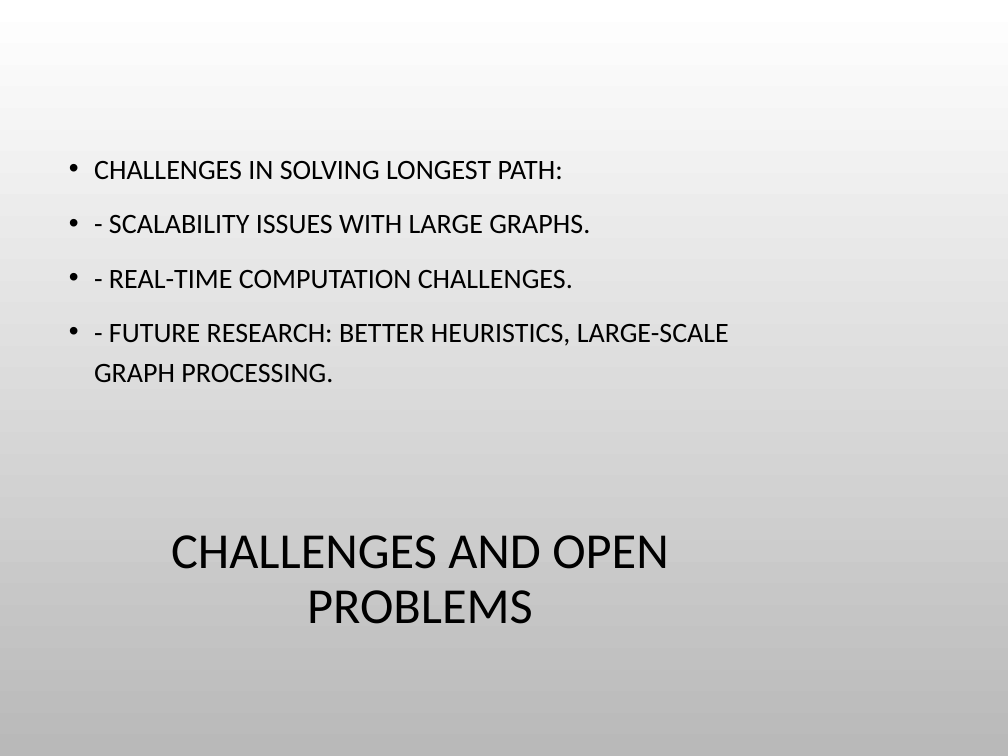
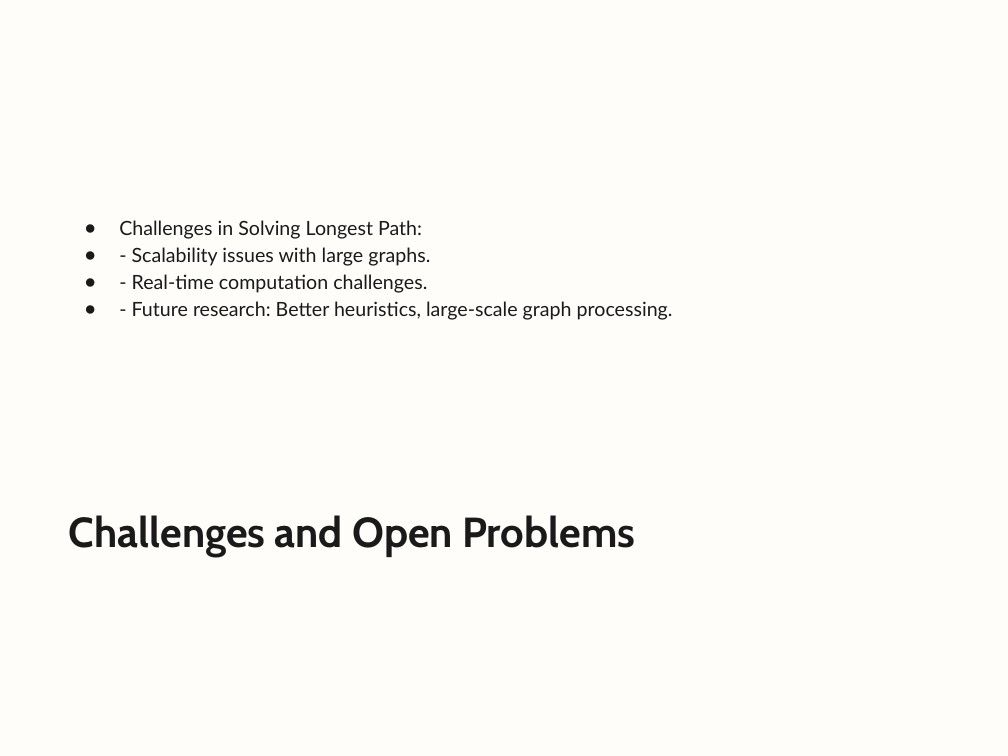
Before and after one commit to ParsaMohammadpour/advanced-algorithm-assignments, a slide deck: slide 16 of representation/Longest_Path_Problem_in_Graphs.pptx (slide 14 before the commit). Drawn at 1008x756 pixels with LibreOffice and Linux fonts; fonts in the diff are those of the drawing; background and template pictures are left out. Boxes give left, top, right and bottom in pixels: in the first picture for what was removed or moved away, otherwise in the second. Text is boxed around its words. In the diff, an @@ line names an element or a change of style, - is before the commit and + after.

Commit message:
until the end of applications and challenges

```diff
--- a/representation/Longest_Path_Problem_in_Graphs.pptx
+++ b/representation/Longest_Path_Problem_in_Graphs.pptx
@@ background picture (left out) to #FEFDFA @@
@@ text at bbox=[119, 220, 673, 320]: text changed; size 20 to 14 pt; font Calibri to Lato; text colour #000000 to #1A1A1A @@
-• CHALLENGES IN SOLVING LONGEST PATH:
-• - SCALABILITY ISSUES WITH LARGE GRAPHS.
-• - REAL-TIME COMPUTATION CHALLENGES.
-• - FUTURE RESEARCH: BETTER HEURISTICS, LARGE-SCALE GRAPH PROCESSING.
+● Challenges in Solving Longest Path:
+● - Scalability issues with large graphs.
+● - Real-time computation challenges.
+● - Future research: Better heuristics, large-scale graph processing.
@@ title "Challenges and Open Problems" at bbox=[69, 515, 635, 557]: vertical alignment middle to top @@
@@ title at bbox=[69, 515, 635, 557]: text changed; size 36 to 30 pt; font Calibri to Cabin; text colour #000000 to #1A1A1A; bold on @@
-CHALLENGES AND OPEN PROBLEMS
+Challenges and Open Problems
```
Also in this commit, not shown: 15 other slides changed, 2 slides added.
